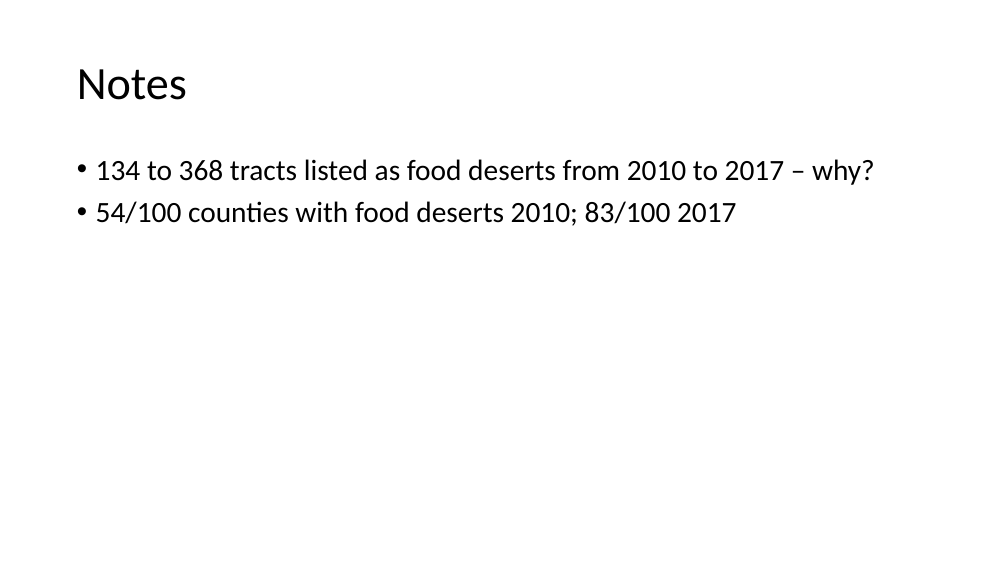
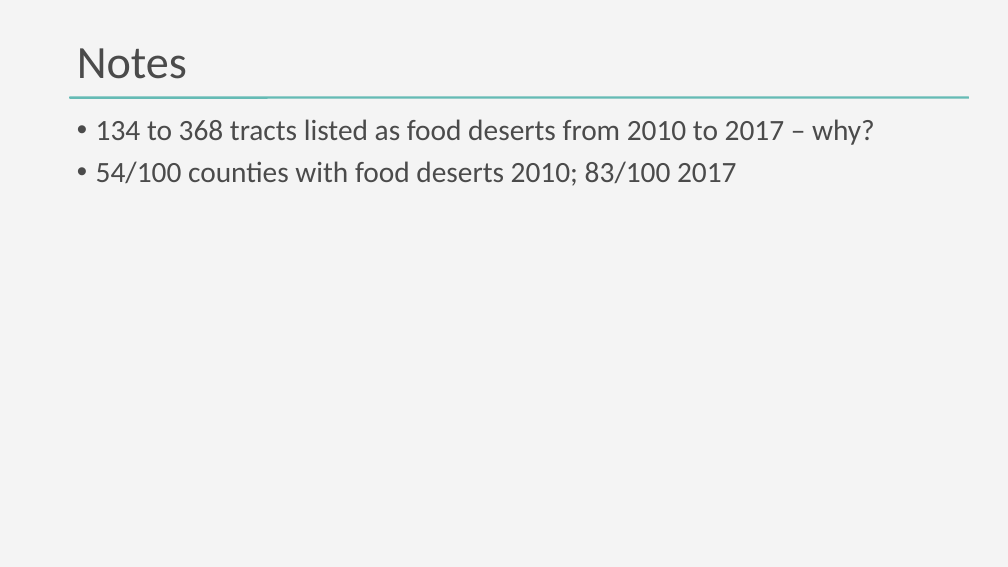
Before and after one commit to DanteHaywood/cfc_ds_screen, a slide deck: slide 2 of doc/2020_11_25_cfc_ds_technical_screen_haywood.pptx. Drawn at 1008x567 pixels with LibreOffice and Linux fonts; fonts in the diff are those of the drawing. Boxes give left, top, right and bottom in pixels: in the first picture for what was removed or moved away, otherwise in the second. Text is boxed around its words. In the diff, an @@ line names an element or a change of style, - is before the commit and + after.

```diff
--- a/doc/2020_11_25_cfc_ds_technical_screen_haywood.pptx
+++ b/doc/2020_11_25_cfc_ds_technical_screen_haywood.pptx
@@ background #FFFFFF to #F4F4F4 @@
@@ title "Notes" at [77, 48, 187, 79]: text colour #000000 to #4B4B4B @@
@@ text "134 to 368 tracts listed ...": place and size @@
-text "134 to 368 tracts listed ..." at [96, 159, 875, 226]
+text "134 to 368 tracts listed ..." at [96, 119, 875, 186]
@@ text "134 to 368 tracts listed ..." at [96, 119, 875, 186]: text colour #000000 to #4B4B4B @@
@@ rounded rectangle added at [70, 97, 969, 99], fill #65BBB5 @@
```
Also in this commit, not shown: 1 other slide changed, 21 slides added, 7 other files.
